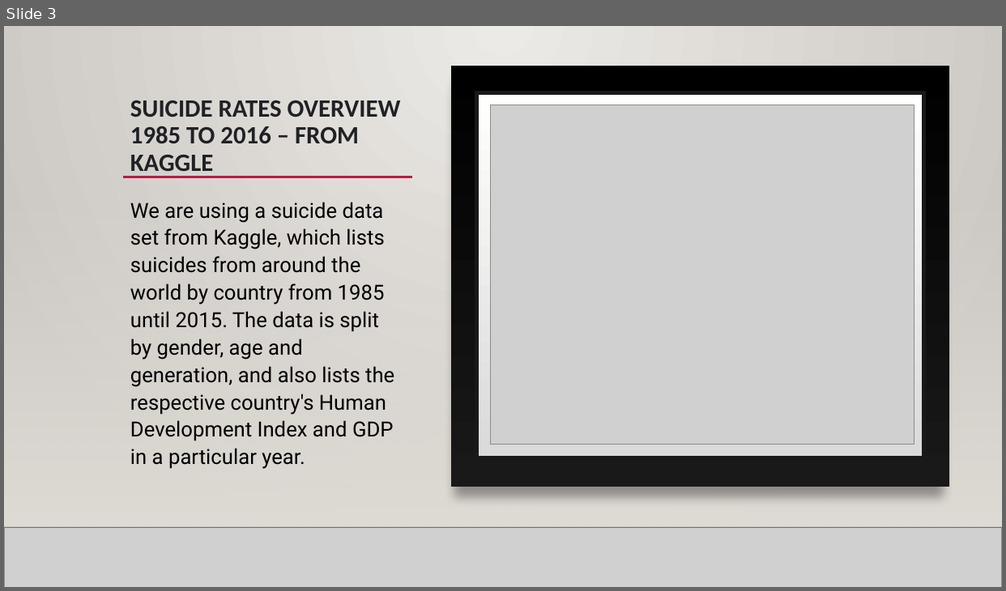
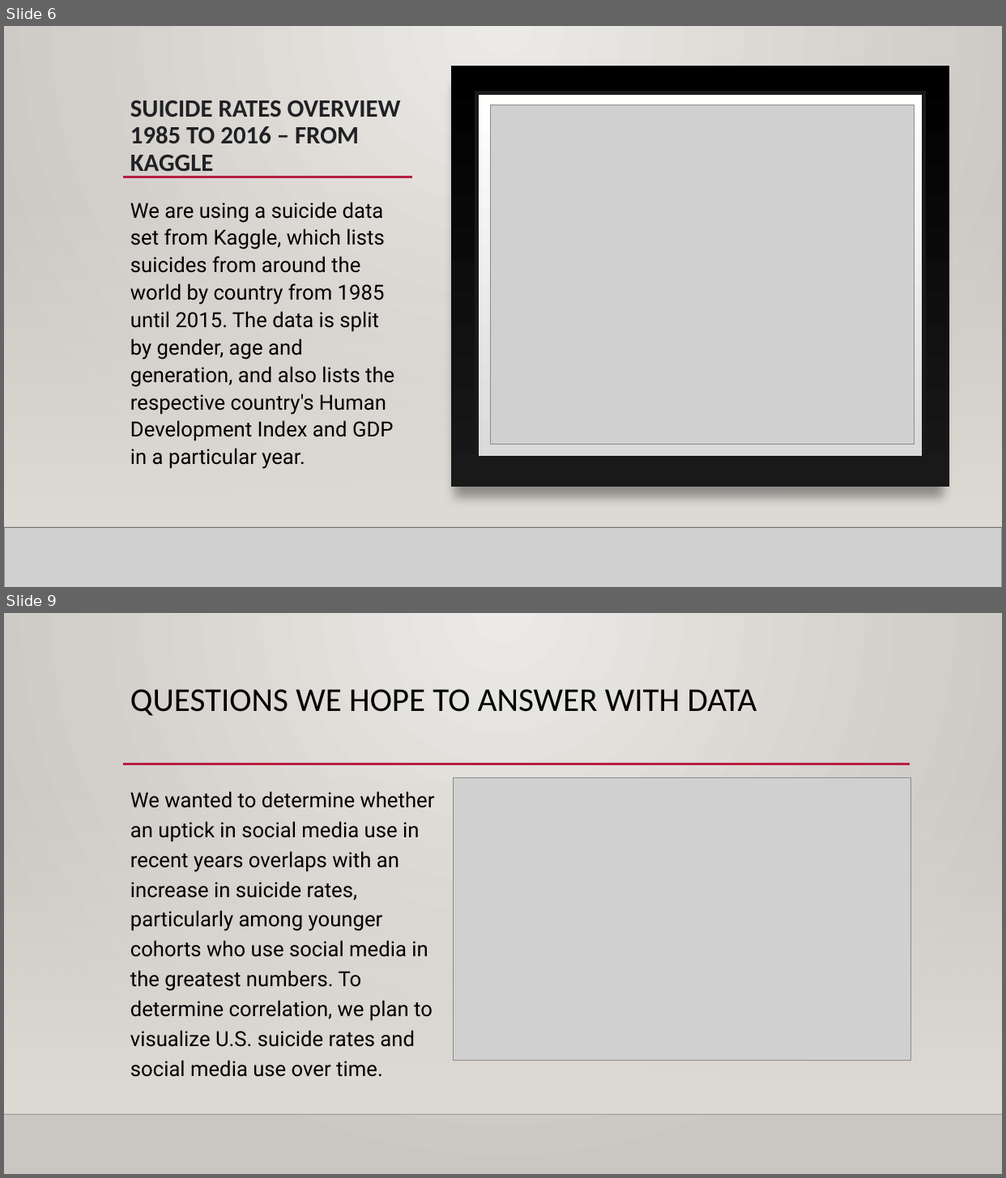
Before and after one commit to NensiH/Social_media_impact, a slide deck: Presentation/Social Media Impact_final_ppt.pptx. Shown one above the other, each under a label of ours: slide 3 before the commit, slides 6 and 9 after it; the slides between them are not shown. The pictures are 1006x591 and 1006x1178 pixels, drawn with LibreOffice and Linux fonts; fonts in the diff are those of the drawing; grey boxes stand for pictures; background and template pictures are left out. Boxes give left, top, right and bottom in pixels: in the first picture for what was removed or moved away, otherwise in the second. Text is boxed around its words. In the diff, an @@ line names an element or a change of style, - is before the commit and + after.

```diff
--- a/Presentation/Social Media Impact_final_ppt.pptx
+++ b/Presentation/Social Media Impact_final_ppt.pptx
@@ slide 9 added at (4,613,1002,1174), background gradient #ECEAE7 to #CAC7C1; not listed: 3 template elements that a slide beside it also shows @@
@@ title added at (130,689,757,716), 32 pt, text #000000 @@
+QUESTIONS WE HOPE TO ANSWER WITH DATA
@@ picture added at (454,777,910,1060) @@
@@ text added at (130,791,435,1047), 20 pt, text #000000 @@
+We wanted to determine whether an uptick in social media use in recent years overlaps with an increase in suicide rates, particularly among younger cohorts who use social media in the greatest numbers. To determine correlation, we plan to visualize U.S. suicide rates and social media use over time.
@@ what was slide 3 is now slide 6 @@
```
Also in this commit, not shown: 5 slides changed, 12 other slides added, 1 other file.
